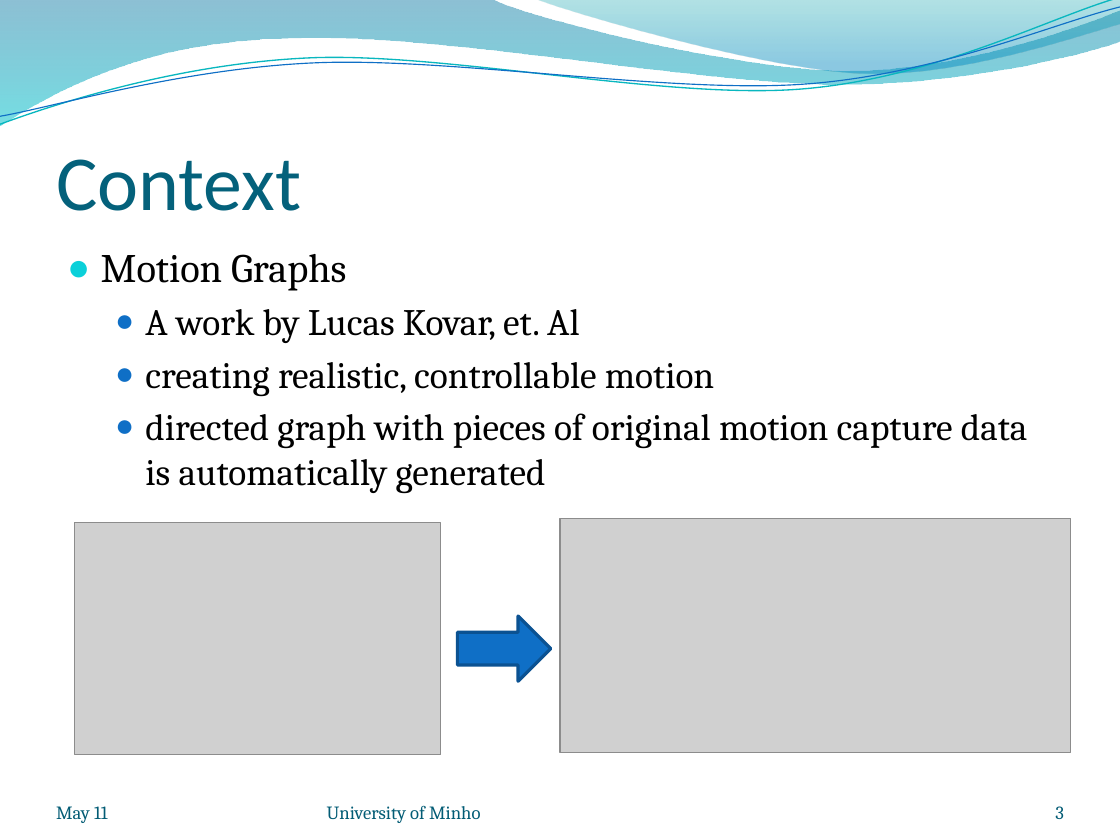
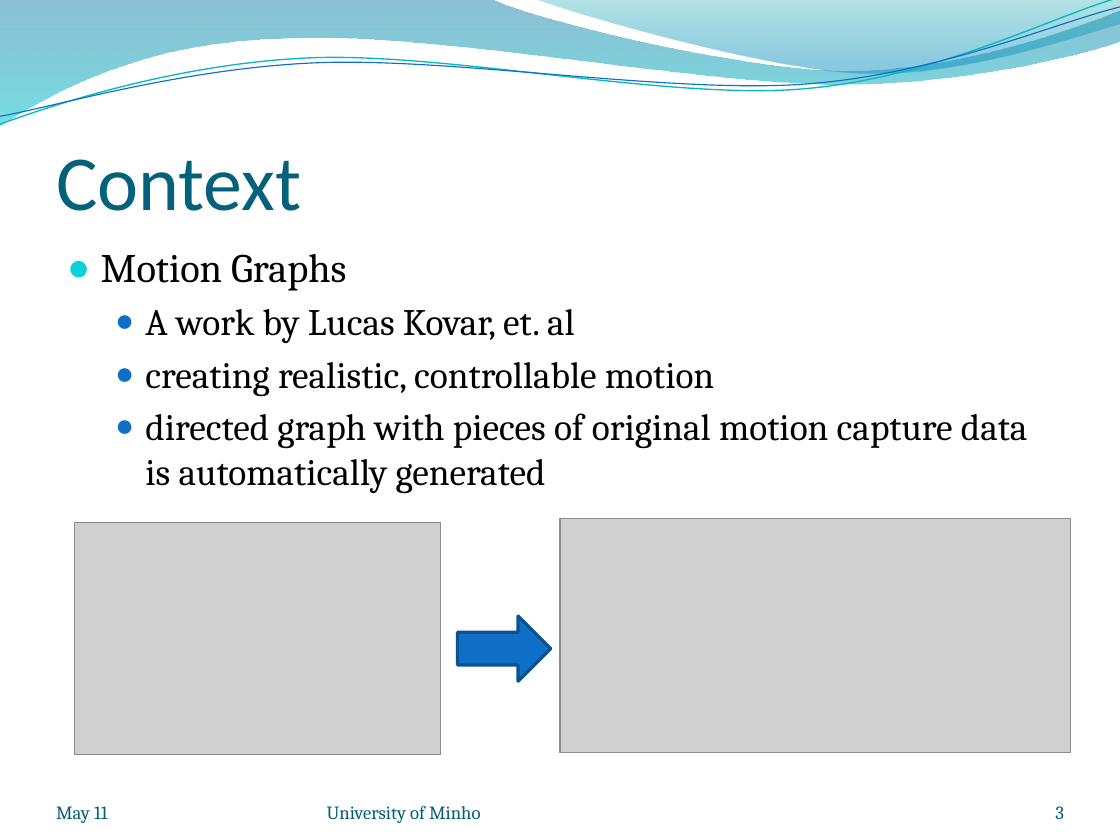
Before and after one commit to nunosilva800/Motion-Graphs, a slide deck: slide 3 of relatorio/motion_graphs_presentation.pptx. Drawn at 1120x840 pixels with LibreOffice and Linux fonts; fonts in the diff are those of the drawing; grey boxes stand for pictures; background and template pictures are left out. Boxes give left, top, right and bottom in pixels: in the first picture for what was removed or moved away, otherwise in the second. Text is boxed around its words. In the diff, an @@ line names an element or a change of style, - is before the commit and + after.

```diff
--- a/relatorio/motion_graphs_presentation.pptx
+++ b/relatorio/motion_graphs_presentation.pptx
@@ text at <box>145,309,575,343</box>: text changed @@
-  ● A work by Lucas Kovar, et. Al
+  ● A work by Lucas Kovar, et. al
```
Also in this commit, not shown: 1 other slide changed, 2 other files.
